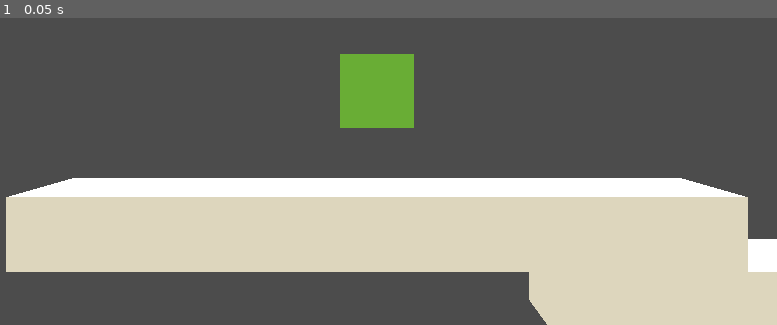
Above: before the commit, frame 1.
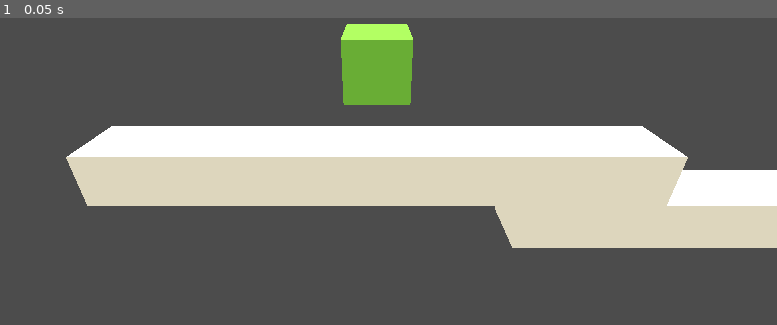
Above: after the commit, the same moment.

Repository: adngdb/ldjam45
Game: Godot game, scene res://Scenes/Main.tscn
Same seed, same stepped clock (60 frames per second), same inputs: the game is played once before the commit and once after it.
Inputs:
- Up to frame 1 (0.05 s): no input

The runs differ from the first frame. In frame 1, 44% of the frame differs, in the area x 0-100%, y 1-100%.

Commit message:
Tilt the camera slightly

Diff:
--- a/Scenes/Main.tscn
+++ b/Scenes/Main.tscn
@@ -12,6 +12,6 @@
 transform = Transform( 1, 0, 0, 0, 1, 0, 0, 0, 1, 0, 3.86656, 0 )
 
 [node name="Camera" type="Camera" parent="Player"]
-transform = Transform( 1, 0, 0, 0, 1, 0, 0, 0, 1, 0, 0, 10 )
+transform = Transform( 1, 0, 0, 0, 0.917082, 0.3987, 0, -0.3987, 0.917082, 0, 3.37084, 10 )
 
 [node name="Level00" parent="." instance=ExtResource( 2 )]
